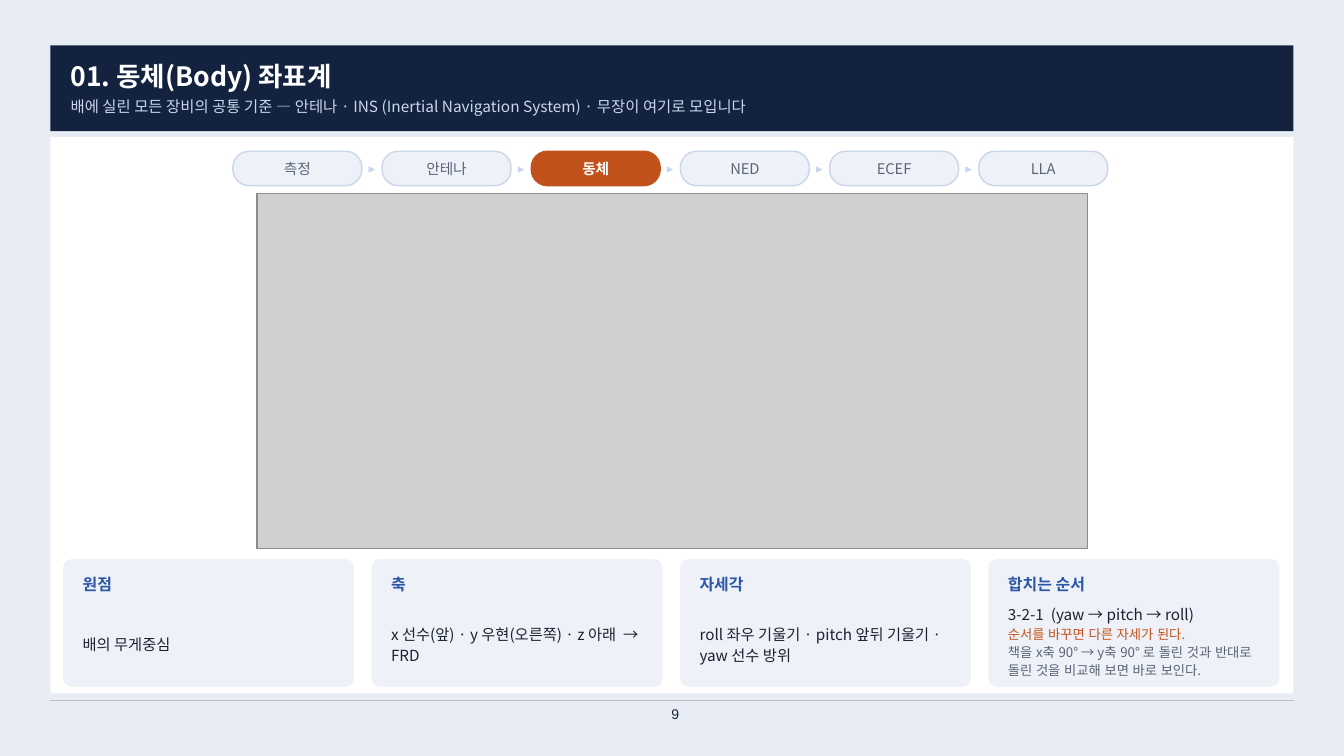
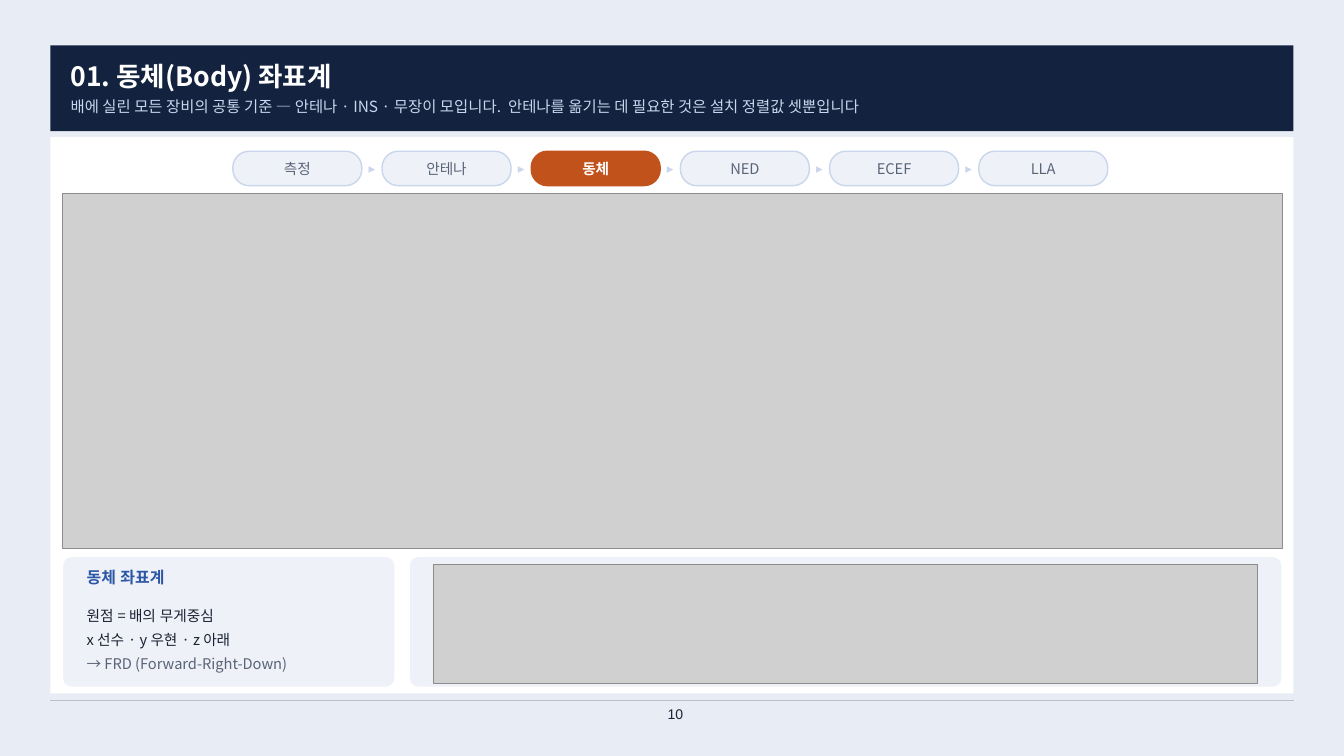
Before and after one commit to harley-hwan/radar-sw-study, a slide deck: slide 10 of Part2_CoordFrames/ref/산출물/Chapter2_coordinate_systems.pptx (slide 9 before the commit). Drawn at 1344x756 pixels with LibreOffice and Linux fonts; fonts in the diff are those of the drawing; grey boxes stand for pictures. Boxes give left, top, right and bottom in pixels: in the first picture for what was removed or moved away, otherwise in the second. Text is boxed around its words. In the diff, an @@ line names an element or a change of style, - is before the commit and + after.

```diff
--- a/Part2_CoordFrames/ref/산출물/Chapter2_coordinate_systems.pptx
+++ b/Part2_CoordFrames/ref/산출물/Chapter2_coordinate_systems.pptx
@@ text at [71, 99, 859, 113]: text changed @@
-배에 실린 모든 장비의 공통 기준 — 안테나 · INS (Inertial Navigation System) · 무장이 여기로 모입니다
+배에 실린 모든 장비의 공통 기준 — 안테나 · INS · 무장이 모입니다. 안테나를 옮기는 데 필요한 것은 설치 정렬값 셋뿐입니다
@@ picture: place and size @@
-picture at [257, 194, 1088, 548]
+picture at [63, 194, 1282, 548]
@@ rounded rectangle: place and size @@
-rounded rectangle at [63, 559, 355, 688]
+rounded rectangle at [63, 557, 395, 688]
@@ rounded rectangle at [63, 557, 395, 688]: proportions changed @@
@@ text added at [87, 569, 164, 585], 11.4 pt, text #2B57A6, bold @@
+동체 좌표계
@@ rounded rectangle removed at [371, 559, 663, 688] @@
@@ rounded rectangle at [409, 557, 1282, 688]: proportions changed @@
@@ rounded rectangle: place and size @@
-rounded rectangle at [680, 559, 972, 688]
+rounded rectangle at [409, 557, 1282, 688]
@@ picture added at [434, 565, 1258, 684] @@
@@ rounded rectangle removed at [988, 559, 1280, 688] @@
@@ text removed at [83, 576, 112, 591] @@
-원점
@@ text removed at [391, 576, 406, 592] @@
-축
@@ text removed at [700, 576, 744, 592] @@
-자세각
@@ text removed at [1008, 576, 1085, 592] @@
-합치는 순서
@@ text at [87, 609, 287, 673]: text changed; size 10.9 to 10.5 pt; text colour #1A2233 to #5A6478 @@
-배의 무게중심
+원점 = 배의 무게중심
+x 선수 · y 우현 · z 아래
+→ FRD (Forward-Right-Down)
@@ text "원점 = 배의 무게중심" at [87, 609, 287, 673]: vertical alignment middle to top @@
@@ text removed at [391, 627, 616, 661] @@
-x 선수(앞) · y 우현(오른쪽) · z 아래 → FRD
@@ text removed at [700, 627, 929, 665] @@
-roll 좌우 기울기 · pitch 앞뒤 기울기 · yaw 선수 방위
@@ text removed at [1008, 607, 1252, 676] @@
-3-2-1 (yaw → pitch → roll)
-순서를 바꾸면 다른 자세가 된다.
-책을 x축 90° → y축 90° 로 돌린 것과 반대로 돌린 것을 비교해 보면 바로 보인다.
@@ page number at [668, 709, 684, 719]: text changed @@
-9
+10
```
Also in this commit, not shown: 16 other slides changed, 23 other files.
